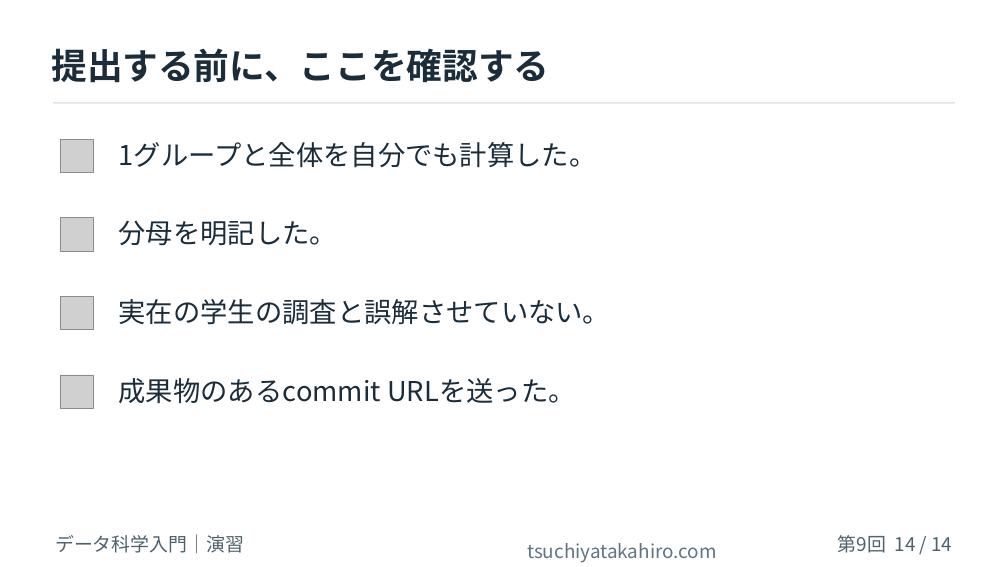
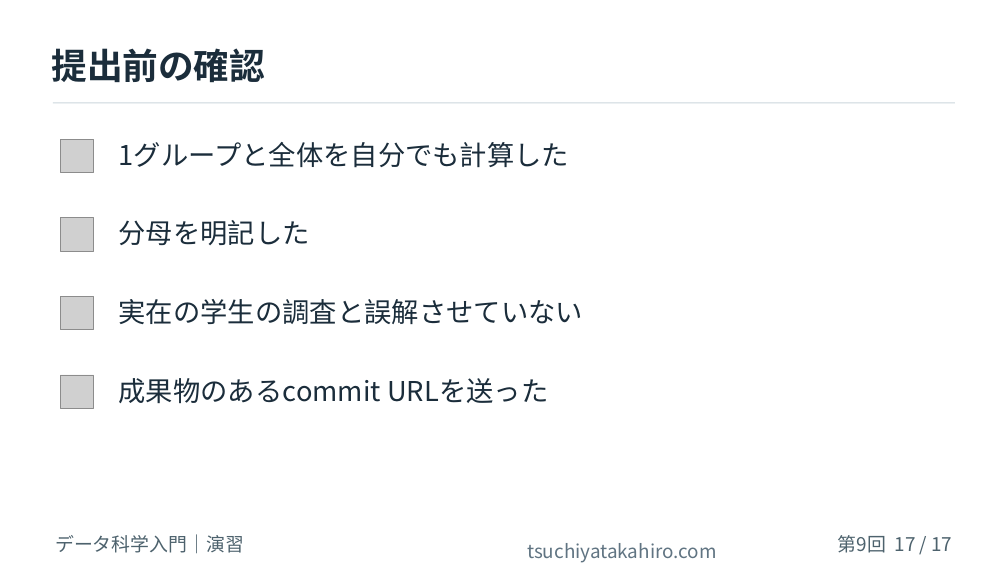
Before and after one commit to tsuchiyatakahirolab/ai-data-literacy, a slide deck: slide 17 of slides/Week09_Read_Numbers.pptx (slide 14 before the commit). Drawn at 1008x567 pixels with LibreOffice and Linux fonts; fonts in the diff are those of the drawing; grey boxes stand for pictures; background and template pictures are left out. Boxes give left, top, right and bottom in pixels: in the first picture for what was removed or moved away, otherwise in the second. Text is boxed around its words. In the diff, an @@ line names an element or a change of style, - is before the commit and + after.

```diff
--- a/slides/Week09_Read_Numbers.pptx
+++ b/slides/Week09_Read_Numbers.pptx
@@ text at [51,48,265,83]: text changed @@
-提出する前に、ここを確認する
+提出前の確認
@@ text at [119,142,570,168]: text changed @@
-1グループと全体を自分でも計算した。
+1グループと全体を自分でも計算した
@@ text at [119,220,310,245]: text changed @@
-分母を明記した。
+分母を明記した
@@ text at [119,299,583,324]: text changed @@
-実在の学生の調査と誤解させていない。
+実在の学生の調査と誤解させていない
@@ text at [119,378,548,403]: text changed @@
-成果物のあるcommit URLを送った。
+成果物のあるcommit URLを送った
@@ text at [838,535,953,553]: text changed @@
-第9回 14 / 14
+第9回 17 / 17
```
Also in this commit, not shown: 12 other slides changed, 4 slides added, 1 slide removed, 37 other files.
